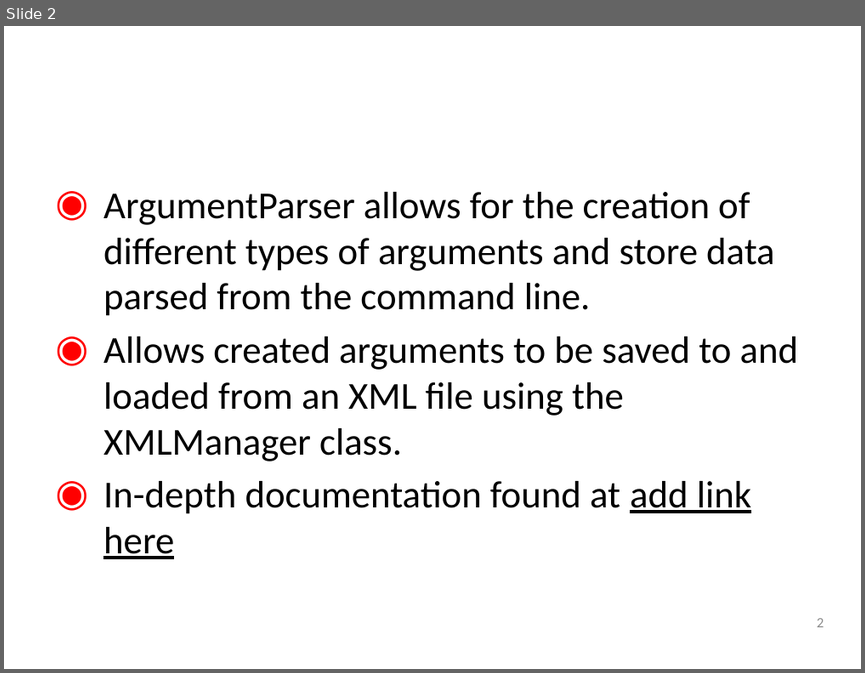
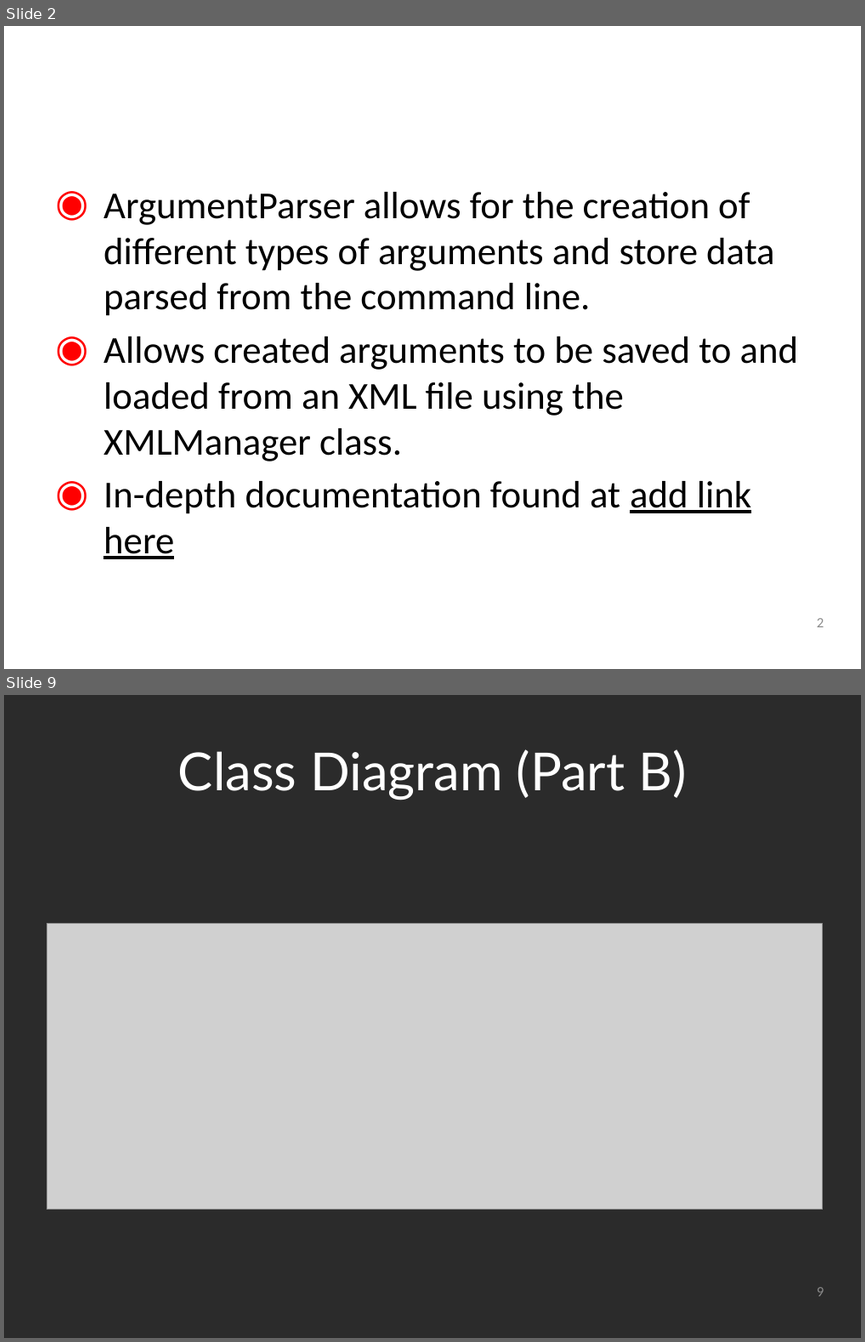
Before and after one commit to SpacemanRiff/spring-semester-project, a slide deck: resources/PowerPoints/Product Release.pptx. Shown one above the other, each under a label of ours: slide 2 before the commit, slides 2 and 9 after it; the slides between them are not shown. The pictures are 865x673 and 865x1342 pixels, drawn with LibreOffice and Linux fonts; fonts in the diff are those of the drawing; grey boxes stand for pictures; background and template pictures are left out; a plain dark background stands for a picture behind light text. Boxes give left, top, right and bottom in pixels: in the first picture for what was removed or moved away, otherwise in the second. Text is boxed around its words. In the diff, an @@ line names an element or a change of style, - is before the commit and + after.

Commit message:
Updated PP and Class Diagram
Added Class diagrams, burndown chart, & agile section to .ppt

```diff
--- a/resources/PowerPoints/Product Release.pptx
+++ b/resources/PowerPoints/Product Release.pptx
@@ slide 9 added at (4,695,861,1338), background picture (left out) @@
@@ title added at (178,749,686,800), 44 pt, text #FFFFFF @@
+Class Diagram (Part B)
@@ picture added at (46,924,823,1209) @@
@@ page number added at (817,1287,823,1296), 12 pt, text #8C8C8C @@
+9
```
Also in this commit, not shown: 3 slides changed, 7 other slides added, 2 slides removed, 1 other file.
